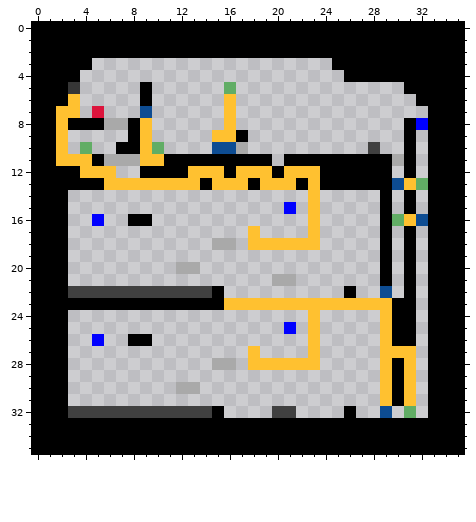
Edited in one commit: pixel-art sprite (AridArnold/Content/Levels/level4-2.png). Above, as it was before the edit.
The file is 36x36 pixels. Colours within 5 levels of each other are drawn and written as one.
And afterwards:
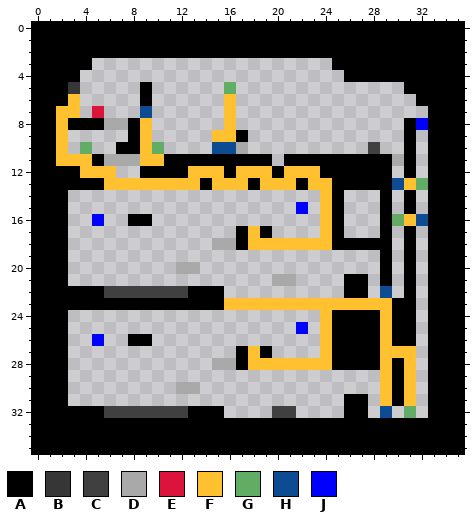
Palette (. is transparent): A #000000  B #363636  C #404040  D #a9a9a9  E #dc143c  F #ffc130  G #61ad65  H #0d4c92  J #0000ff
Change:
y 13: x 24 A -> F
y 14: x 23..25 F.. -> .FA
y 15: x 21..25 J.F.. -> .J.FA
y 16: x 23..25 F.. -> .FA
y 17: x 17 . -> A; x 19 . -> A; x 23..25 F.. -> .FA
y 18: x 17 . -> A; x 24..28 ..... -> FAAAA
y 21: x 26..27 .. -> AA
y 22: x 3..5 CCC -> AAA; x 13..14 CC -> AA; x 27 . -> A
y 24: x 23..28 F..... -> .FAAAA
y 25: x 21..28 J.F..... -> .J.FAAAA
y 26: x 23..28 F..... -> .FAAAA
y 27: x 17 . -> A; x 19 . -> A; x 23..28 F..... -> .FAAAA
y 28: x 17 . -> A; x 24..28 ..... -> FAAAA
y 31: x 26..27 .. -> AA
y 32: x 3..5 CCC -> AAA; x 13..14 CC -> AA; x 27 . -> A
Where, in picture pixels (left, top, right, bottom), the same in both pictures:
changed: (188, 178, 380, 418)
changed: (68, 286, 104, 298)
changed: (68, 406, 104, 418)
